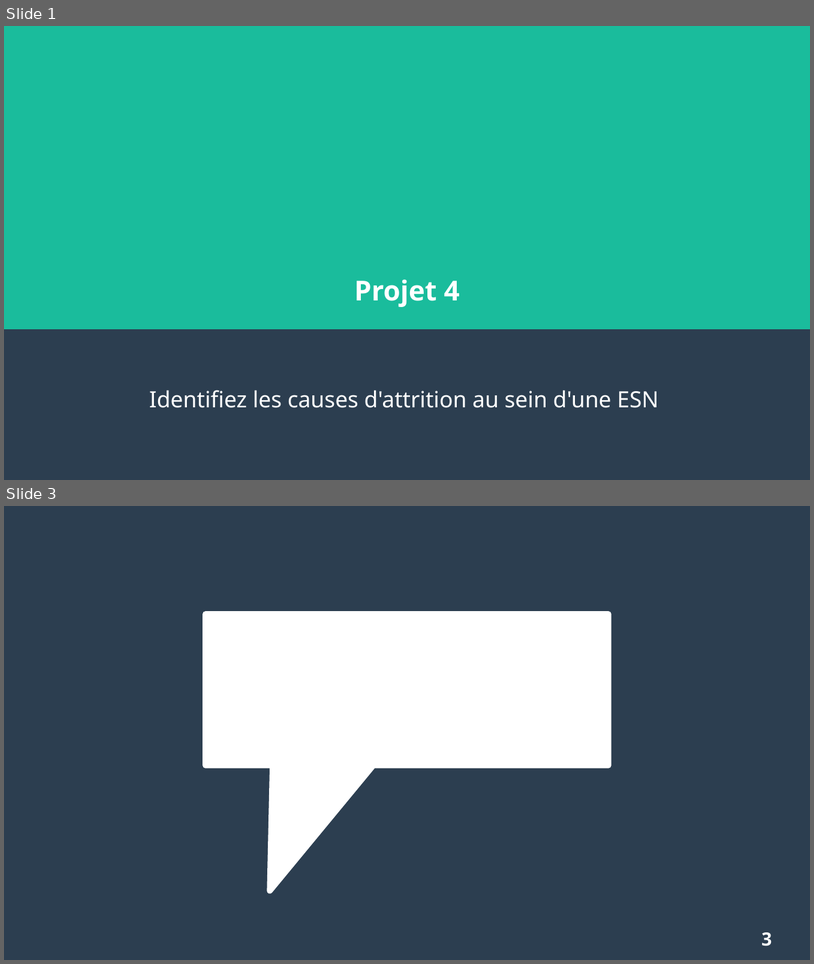
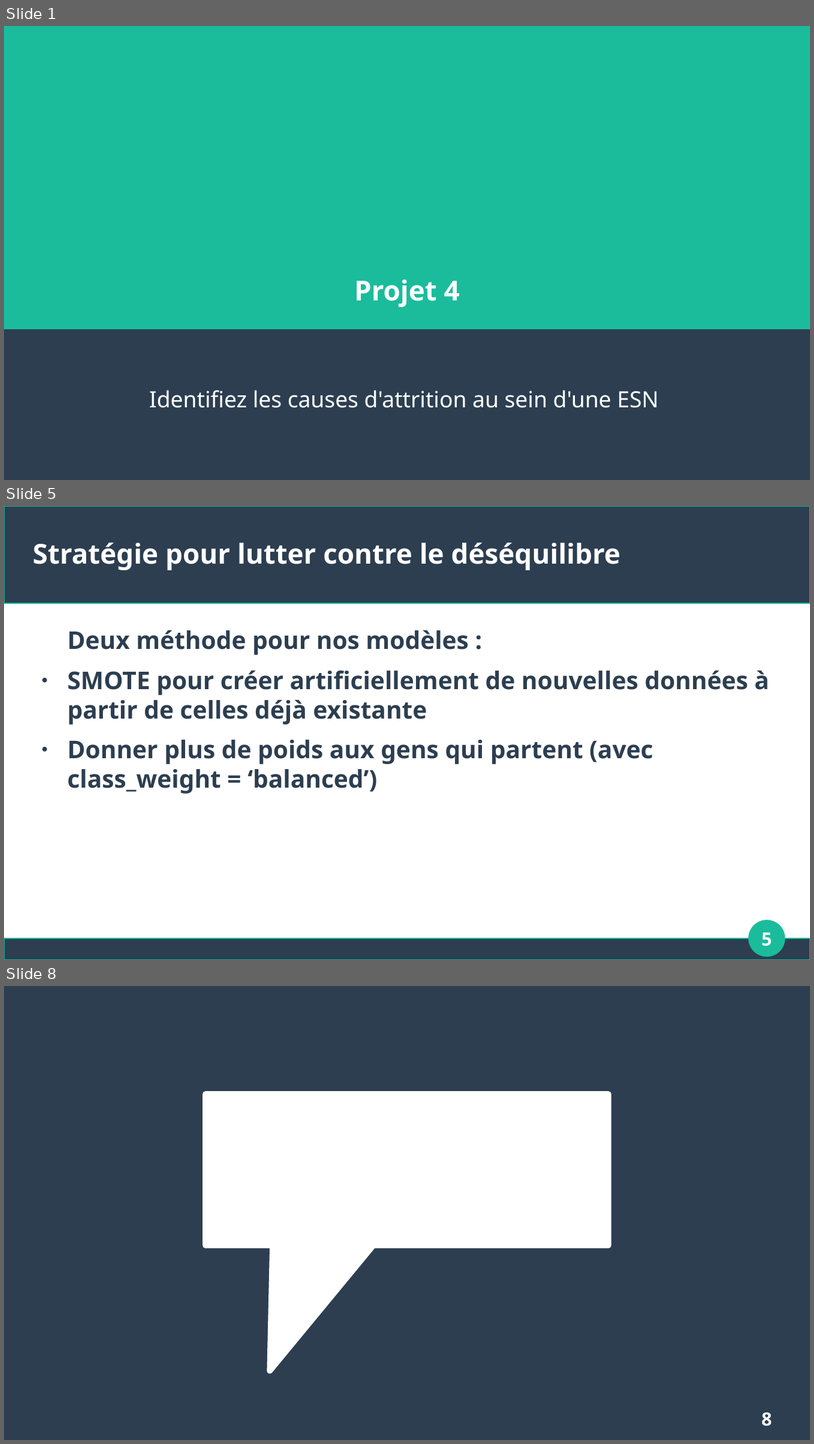
Before and after one commit to Apinsun/Projet4, a slide deck: presentation.odp. Shown one above the other, each under a label of ours: slides 1 and 3 before the commit, slides 1, 5 and 8 after it; the slides between them are not shown. The pictures are 814x964 and 814x1444 pixels, drawn with LibreOffice and Linux fonts; fonts in the diff are those of the drawing. Boxes give left, top, right and bottom in pixels: in the first picture for what was removed or moved away, otherwise in the second. Text is boxed around its words. In the diff, an @@ line names an element or a change of style, - is before the commit and + after.

```diff
--- a/presentation.odp
+++ b/presentation.odp
@@ slide 5 added at [4,506,810,960], background #FFFFFF @@
@@ rectangle added at [4,506,810,603], fill #2C3E50, outline #1ABC9C 0.85 pt @@
@@ title added at [33,543,621,570], 27 pt, text #FFFFFF, bold @@
+Stratégie pour lutter contre le déséquilibre
@@ text added at [68,630,770,793], 24 pt, text #2C3E50, bold @@
+Deux méthode pour nos modèles :
+● SMOTE pour créer artificiellement de nouvelles données à partir de celles déjà existante
+● Donner plus de poids aux gens qui partent (avec class_weight = ‘balanced’)
@@ ellipse added at [750,920,786,956], fill #1ABC9C, outline #1ABC9C 0.85 pt @@
@@ page number added at [762,932,772,946], 18 pt, text #FFFFFF, bold @@
+5
@@ rectangle added at [4,939,810,960], fill #2C3E50, outline #1ABC9C 0.85 pt @@
@@ what was slide 3 is now slide 8 @@
@@ page number at [762,1412,772,1426]: text changed @@
-3
+8
```
Also in this commit, not shown: 5 other slides added, 1 slide removed, 1 other file.
